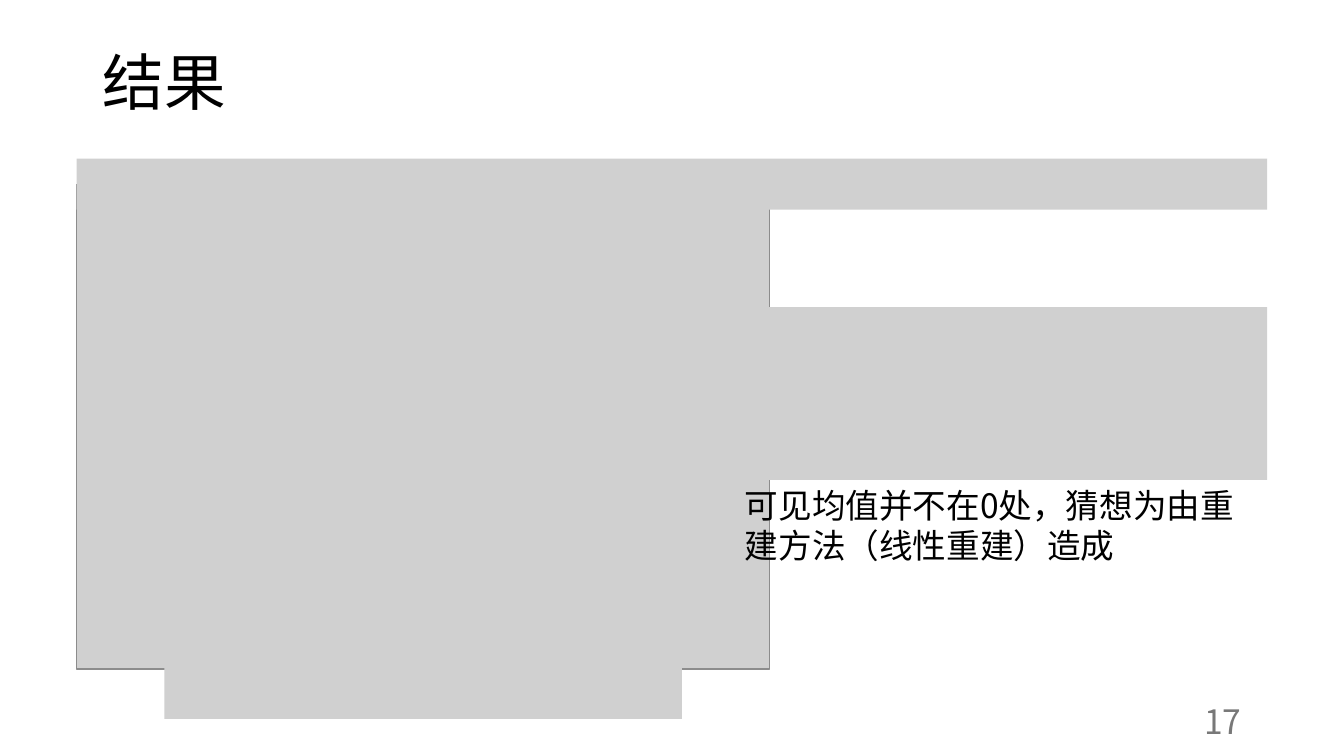
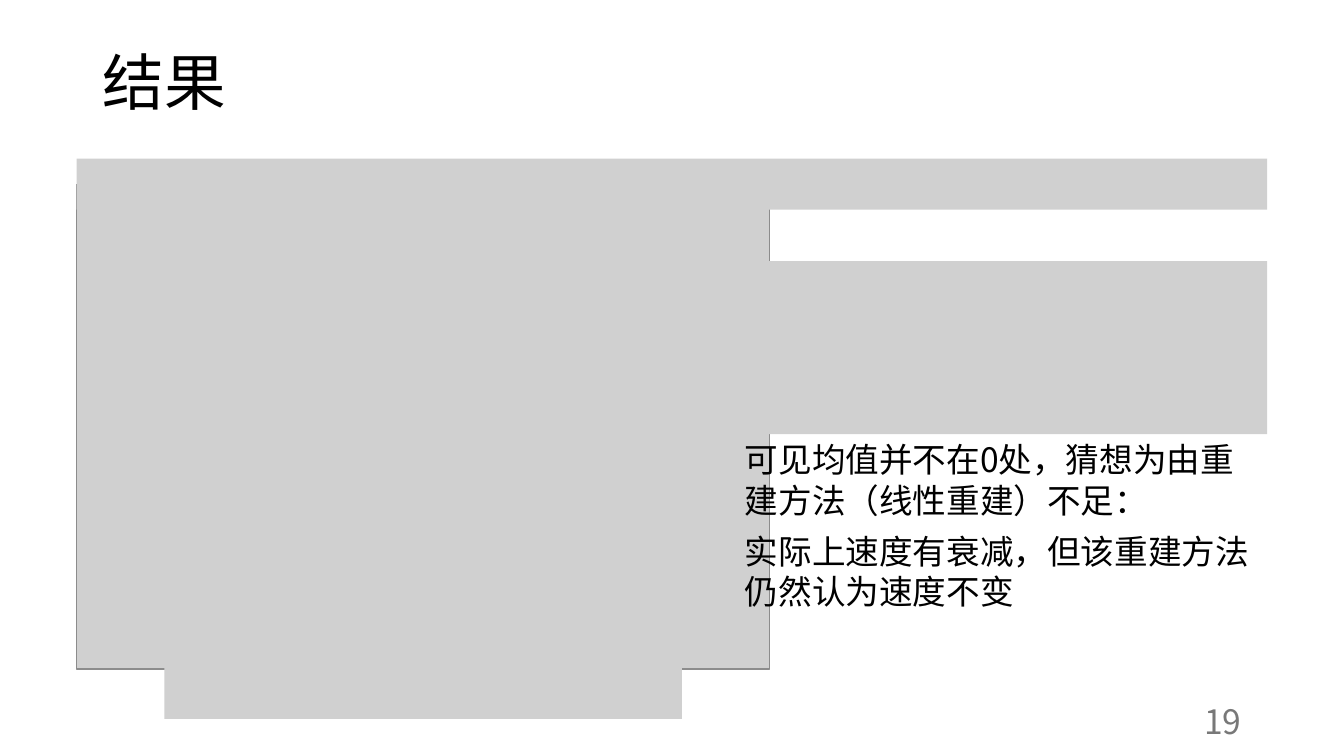
Before and after one commit to abwuge/capstoneProject, a slide deck: slide 19 of presentation/Stage：零磁场垂直入射线性重建.pptx (slide 17 before the commit). Drawn at 1344x756 pixels with LibreOffice and Linux fonts; fonts in the diff are those of the drawing; grey boxes stand for pictures. Boxes give left, top, right and bottom in pixels: in the first picture for what was removed or moved away, otherwise in the second. Text is boxed around its words. In the diff, an @@ line names an element or a change of style, - is before the commit and + after.

```diff
--- a/presentation/Stage：零磁场垂直入射线性重建.pptx
+++ b/presentation/Stage：零磁场垂直入射线性重建.pptx
@@ picture: place and size @@
-picture at (735,308,1267,481)
+picture at (735,261,1267,435)
@@ text at (745,438,1234,522): text changed @@
-可见均值并不在0处，猜想为由重建方法（线性重建）造成
+可见均值并不在0处，猜想为由重建方法（线性重建）不足：
@@ text added at (745,529,1249,614), 24 pt, text #000000 @@
+实际上速度有衰减，但该重建方法仍然认为速度不变
@@ page number at (1204,709,1241,735): text changed @@
-17
+19
```
Also in this commit, not shown: 5 other slides changed, 2 slides added, 8 other files.
